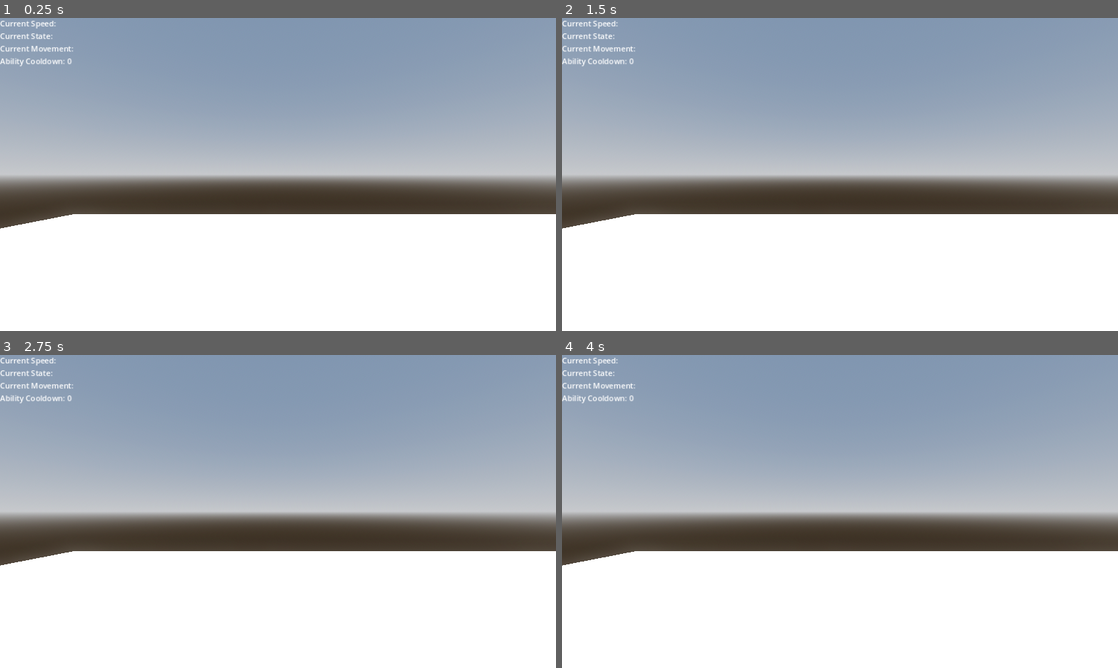
Above: before the commit, frames 1-4 (two rows, left to right).
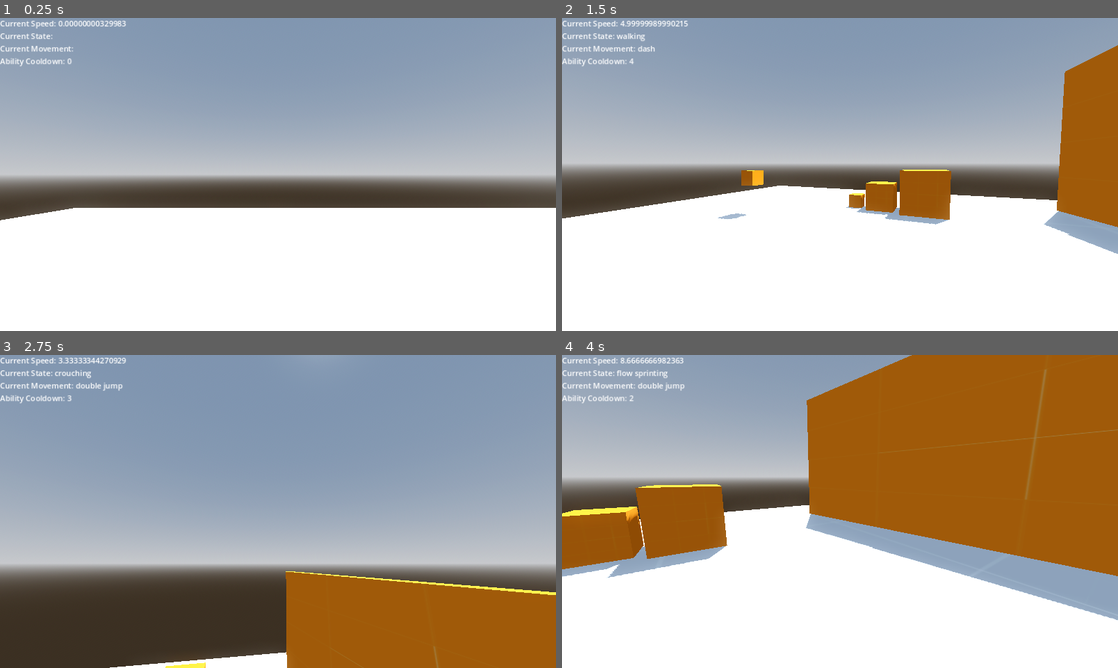
Above: after the commit, the same moments.

Repository: Nadelio/FPSC
Game: Godot game, scene res://World/environment.tscn
Same seed, same stepped clock (60 frames per second), same inputs: the game is played once before the commit and once after it.
Inputs (mouse positions are in pixels of both pictures, inside the frame that each line leads up to):
- Up to frame 1 (0.25 s): no input
- Up to frame 2 (1.5 s): move the mouse to (962, 158) at 0.52 s; hold Right (move_right) 0.53-1.28 s; hold Shift (sprint) 0.53-1.28 s; tap Space (jump) at 0.77 s; move the mouse to (728, 190) at 1.27 s; hold S (move_back) from 1.28 s (still down); tap Q (ability) at 1.35 s
- Up to frame 3 (2.75 s): tap Space (jump) at 1.52 s; tap Shift (sprint) at 1.55, 2.3 s; move the mouse to (333, 442) at 2.02 s; release S (move_back) at 2.03 s; hold Right (move_right) from 2.03 s (still down); hold Ctrl (crouch) from 2.03 s (still down)
- Up to frame 4 (4 s): move the mouse to (812, 574) at 2.77 s; release Right (move_right) at 2.78 s; release Ctrl (crouch) at 2.78 s; hold W (move_forward) 2.78-3.53 s; tap Shift (sprint) at 2.85 s; tap Space (jump) at 3.02, 3.77 s; move the mouse to (1006, 558) at 3.52 s; hold Left (move_left) from 3.53 s (still down); hold Shift (sprint) from 3.53 s (still down)

The runs differ from the first frame. In frame 1, 2.2% of the frame differs, in the area x 0-100%, y 0-68%; in frame 2, 19%; in frame 3, 61%, in the area x 0-100%, y 0-100%; in frame 4, 52%.
Error before the commit: Parse Error: Identifier "delta" not declared in the current scope. (res://Player/player.gd:102)

Commit message:
Working more on wall running, small bug fixes

Diff:
--- a/Player/player.gd
+++ b/Player/player.gd
@@ -96,7 +96,7 @@
 	else:
 		return false
 
-func flow_state(speed_clamp, flow, norm, norm_speed): # flow_state function
+func flow_state(speed_clamp, flow, norm, norm_speed, delta): # flow_state function
 	if(gain_speed >= gain_speed_threshold): # change to flow state
 		emit_signal("state", flow)
 		velocity.x += direction.x * SPEED * delta
@@ -117,12 +117,14 @@
 	elif(velocity.z < -speed_clamp):
 		velocity.z = -speed_clamp
 
-func wall_flow_state(speed_clamp, flow, norm, wall_normal, norm_speed): # flow_state override for wall running
+func wall_flow_state(speed_clamp, flow, norm, wall_normal, norm_speed, delta): # flow_state overload for wall running
 	if(gain_speed >= gain_speed_threshold): # change to flow state
+		emit_signal("state", flow)
 		velocity.x += -wall_normal.x * SPEED * delta
 		velocity.z += -wall_normal.z * SPEED * delta
 		gain_speed = gain_speed_threshold
 	else: # change to normal state
+		emit_signal("state", norm)
 		velocity.x = -wall_normal.x * norm_speed * delta
 		velocity.z = -wall_normal.z * norm_speed * delta
 
@@ -185,7 +187,7 @@
 
 	# handles all basic movement types
 	if(is_sliding()): # sliding processes
-		flow_state(55, "flow sliding", "sliding", SLIDE_SPEED)
+		flow_state(55, "flow sliding", "sliding", SLIDE_SPEED, delta)
 
 	elif(is_crouched()): # crouching processes
 		emit_signal("state", "crouching")
@@ -193,7 +195,7 @@
 		velocity.z = direction.z * CROUCH_SPEED * delta
 
 	elif(is_sprinting()): # spriting processes
-		flow_state(25, "flow sprinting", "sprinting", SPRINT_SPEED)
+		flow_state(25, "flow sprinting", "sprinting", SPRINT_SPEED, delta)
 
 	elif(direction): # walking processes
 		emit_signal("state", "walking")
@@ -225,15 +227,13 @@
 		dash_count -= 1 # remove the ability to dash
 		AbilityCD.start() # start CD
 
-	if(is_on_wall() and wall_angle > 30 and wall_angle < 65): # wall running processes
+	if(is_on_wall() and wall_angle > 30 and wall_angle < 65): # wall running processes (small bug that creates stuttered movement when looking around on a wall)
 		if(!direction): # emit signal for wall hanging
 			emit_signal("state", "wall hanging")
 
 		var wall_normal = get_slide_collision(0).get_normal() # get the wall normals
 		velocity.y = 0 # stop downward and upward movement
-		wall_flow_state(55, "flow wall running", "wall running", wall_normal, WALL_RUN_SPEED)
-		# direction.x = -wall_normal.x * SPEED * delta # move in wall vector directions
-		# direction.z = -wall_normal.z * SPEED * delta # move in wall vector directions
+		wall_flow_state(55, "flow wall running", "wall running", wall_normal, WALL_RUN_SPEED, delta)
 
 	slow_physics += 1
 
